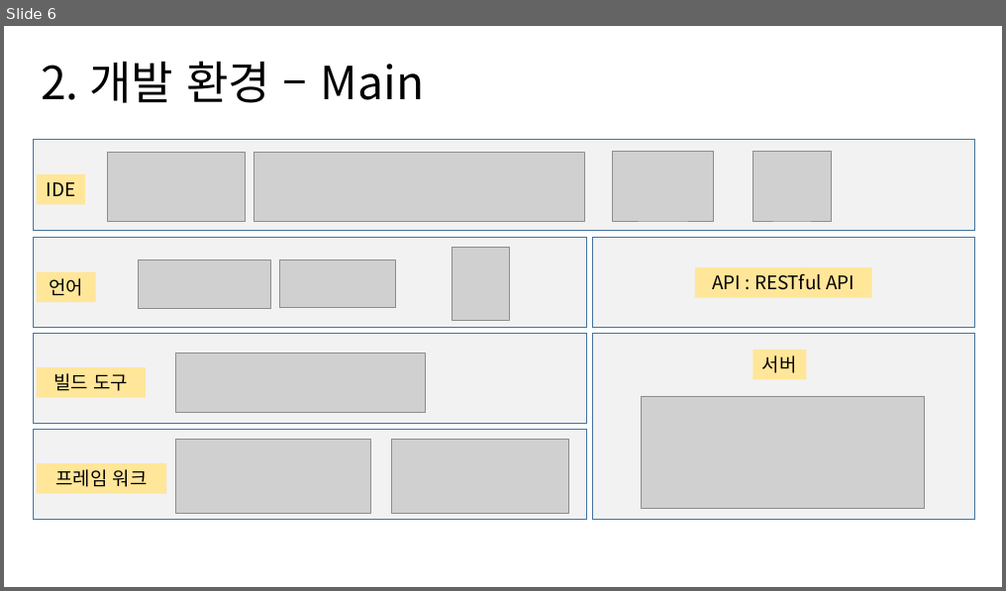
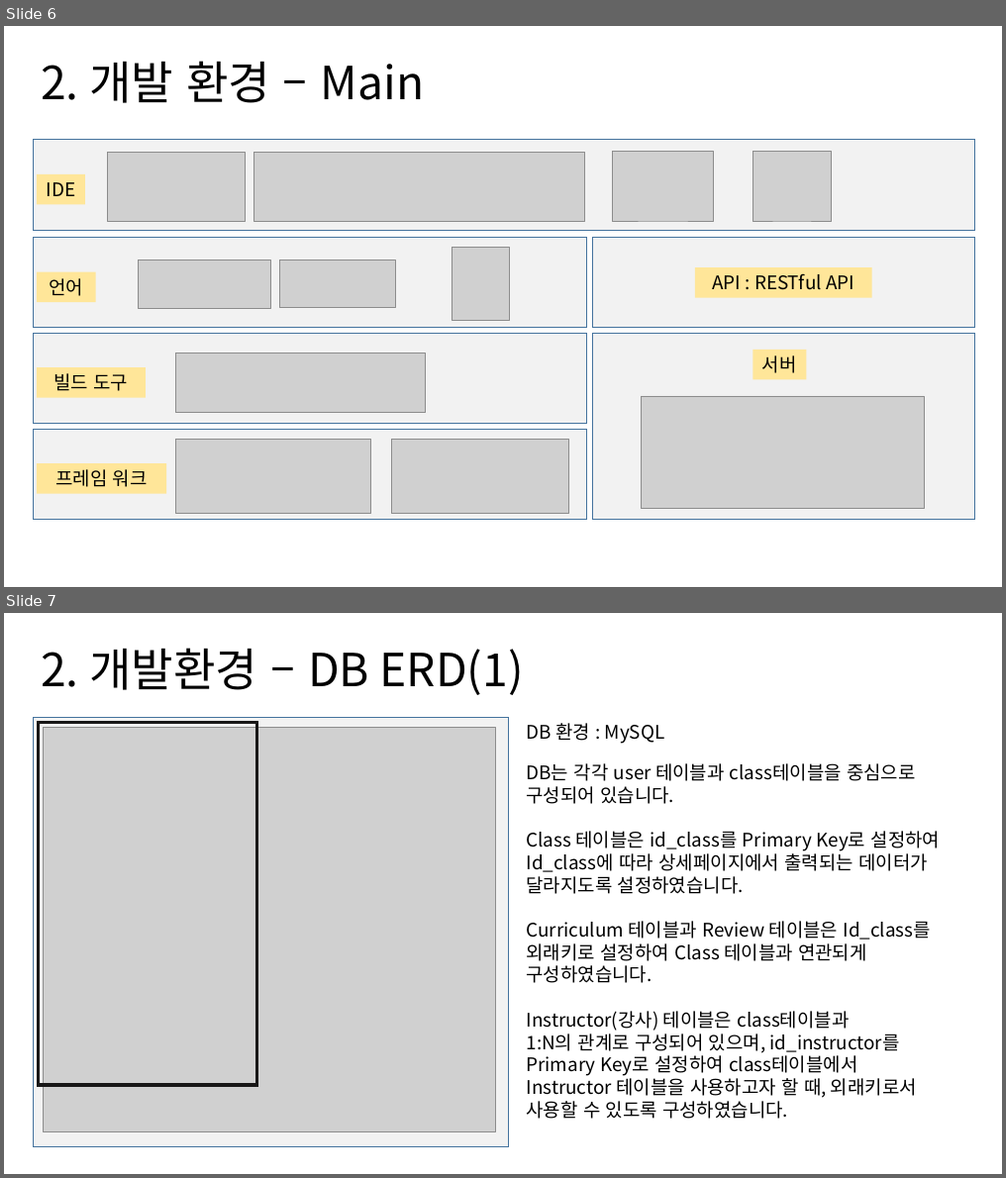
Before and after one commit to NALASAI/SelfIntroduction, a slide deck: 1조 project 포트폴리오(이력서용).pptx. Shown one above the other, each under a label of ours: slide 6 before the commit, slides 6 and 7 after it. The pictures are 1006x591 and 1006x1178 pixels, drawn with LibreOffice and Linux fonts; fonts in the diff are those of the drawing; grey boxes stand for pictures. Boxes give left, top, right and bottom in pixels: in the first picture for what was removed or moved away, otherwise in the second. Text is boxed around its words. In the diff, an @@ line names an element or a change of style, - is before the commit and + after.

```diff
--- a/1조 project 포트폴리오(이력서용).pptx
+++ b/1조 project 포트폴리오(이력서용).pptx
@@ slide 7 added at (4,613,1002,1174), background #FFFFFF @@
@@ title added at (41,648,524,695), 44 pt, text #000000 @@
+2. 개발환경 – DB ERD(1)
@@ rectangle added at (33,717,509,1147), fill #F2F2F2, outline #43739E 1 pt @@
@@ rectangle added at (39,722,257,1085), outline #181717 3 pt @@
@@ picture added at (44,728,496,1133) @@
@@ text added at (527,723,665,744), 18 pt, text #000000 @@
+DB 환경 : MySQL
@@ text added at (527,763,941,1119), 18 pt, text #000000 @@
+DB는 각각 user 테이블과 class테이블을 중심으로
+구성되어 있습니다.
+Class 테이블은 id_class를 Primary Key로 설정하여
+Id_class에 따라 상세페이지에서 출력되는 데이터가
+달라지도록 설정하였습니다.
+Curriculum 테이블과 Review 테이블은 Id_class를
+외래키로 설정하여 Class 테이블과 연관되게
+구성하였습니다.
+Instructor(강사) 테이블은 class테이블과
+1:N의 관계로 구성되어 있으며, id_instructor를
+Primary Key로 설정하여 class테이블에서
+Instructor 테이블을 사용하고자 할 때, 외래키로서
+사용할 수 있도록 구성하였습니다.
```
Also in this commit, not shown: 9 slides changed, 3 other slides added, 1 slide removed, 20 other files.
